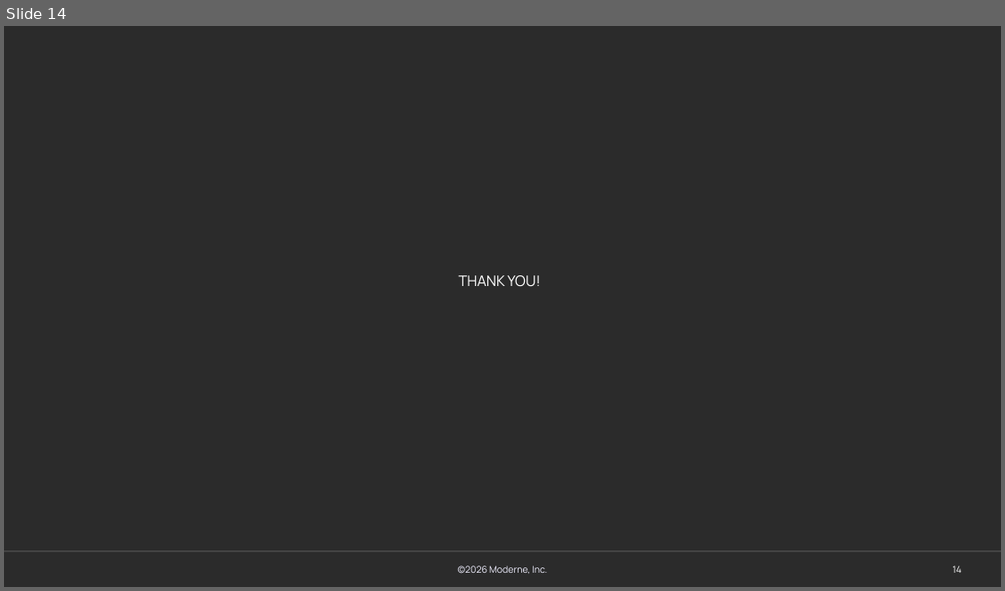
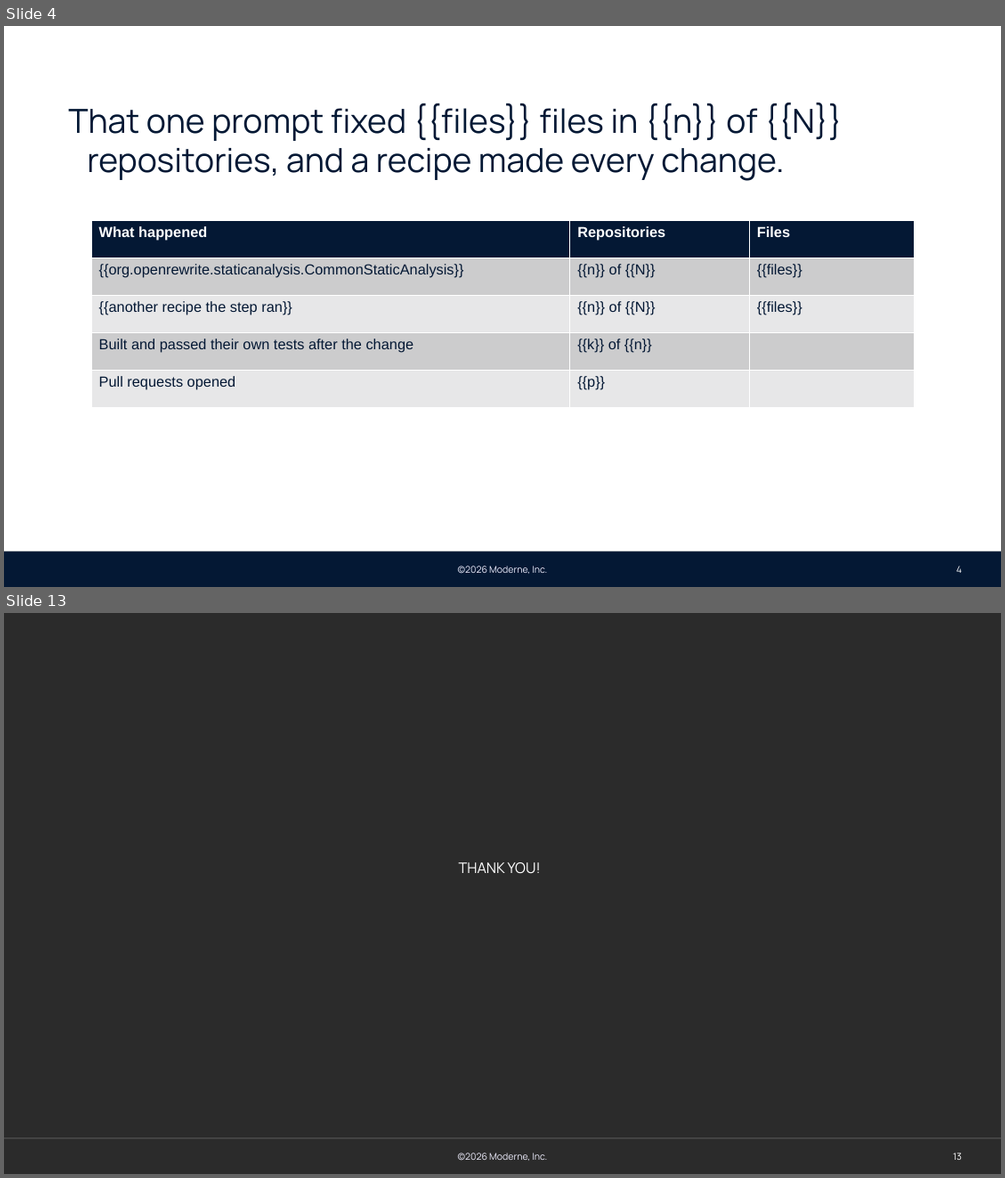
Before and after one commit to moderneinc/moderne-docs, a slide deck: static/decks/moderne-pov.pptx. Shown one above the other, each under a label of ours: slide 14 before the commit, slides 4 and 13 after it; the slides between them are not shown. The pictures are 1005x591 and 1005x1178 pixels, drawn with LibreOffice and Linux fonts; fonts in the diff are those of the drawing; background and template pictures are left out; a plain dark background stands for a picture behind light text. Boxes give left, top, right and bottom in pixels: in the first picture for what was removed or moved away, otherwise in the second. Text is boxed around its words. In the diff, an @@ line names an element or a change of style, - is before the commit and + after.

Commit message:
Tell the proof of value as a story of prompts, in windows you can watch, with or without a tenant
The deck is now the script: each slide's command is a step the session runs as a session of its own in a terminal window, from an ordinary fix-code-quality prompt to the same prompt as a standing factory, a migration, a vulnerability watch and a data-flow question, closing on the recipes the agent wrote. A step ends by writing board/<step>.md, which the outer session waits for, so no step needs --unattended. The page and the picker also cover a CLI with no tenant, where the repositories are synced to the machine and --org is left off.

```diff
--- a/static/decks/moderne-pov.pptx
+++ b/static/decks/moderne-pov.pptx
@@ slide 4 added at [4,26,1001,587], background #FFFFFF; not listed: 2 template elements that a slide beside it also shows @@
@@ text added at [68,103,842,181], 32 pt, text #041834 @@
+That one prompt fixed {{files}} files in {{n}} of {{N}} repositories, and a recipe made every change.
@@ table added at [91,220,914,408], 5 rows, 3 columns @@
+What happened | Repositories | Files
+{{org.openrewrite.staticanalysis.CommonStaticAnalysis}} | {{n}} of {{N}} | {{files}}
+{{another recipe the step ran}} | {{n}} of {{N}} | {{files}}
+Built and passed their own tests after the change | {{k}} of {{n}} | 
+Pull requests opened | {{p}} | 
@@ rectangle added at [4,551,1001,587], fill #041834 @@
@@ page number added at [956,565,962,572], 9 pt, text #FFFFFF @@
+4
@@ what was slide 14 is now slide 13 @@
@@ page number at [953,1152,962,1159]: text changed @@
-14
+13
```
Also in this commit, not shown: 6 slides changed, 5 other slides added, 7 slides removed, 3 other files.
